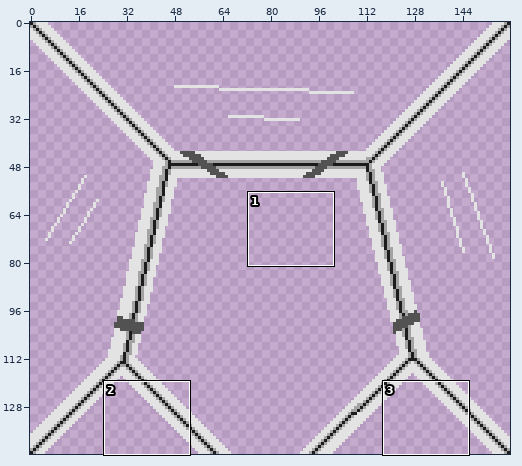
Pixel-art file: resources/textures/ship/glass.aseprite. Above: a wide view before the commit, with the close-up outlined.
Close-up. Before:
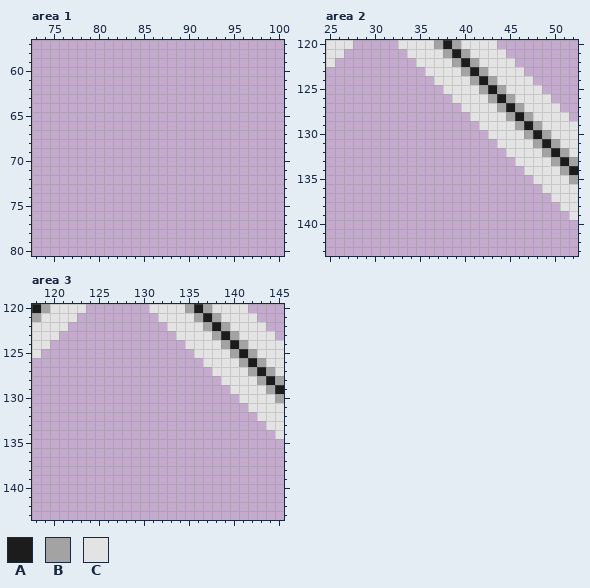
160x144 pixels, 1 frame. Shown: area 1: x 73..100, y 57..80; area 2: x 25..52, y 120..143; area 3: x 118..145, y 120..143.
Visible layers, top first: "Layer 2", "Layer 1", "Layer".
Palette (. is transparent): A #1c1c1c  B #a3a3a3  C #e3e3e3
Pixels before, area 2, first column x 25:
120 CCC.....CCCCBABCCCC.........
121 CC.......CCCCBABCCCC........
122 C.........CCCCBABCCCC.......
123 ...........CCCCBABCCCC......
124 ............CCCCBABCCCC.....
125 .............CCCCBABCCCC....
126 ..............CCCCBABCCCC...
127 ...............CCCCBABCCCC..
128 ................CCCCBABCCCC.
129 .................CCCCBABCCCC
130 ..................CCCCBABCCC
131 ...................CCCCBABCC
132 ....................CCCCBABC
133 .....................CCCCBAB
134 ......................CCCCBA
135 .......................CCCCB
136 ........................CCCC
137 .........................CCC
138 ..........................CC
139 ...........................C
Pixels before, area 3, first column x 118:
120 ABCCCC.......CCCCBABCCCC....
121 BCCCC.........CCCCBABCCCC...
122 CCCC...........CCCCBABCCCC..
123 CCC.............CCCCBABCCCC.
124 CC...............CCCCBABCCCC
125 C.................CCCCBABCCC
126 ...................CCCCBABCC
127 ....................CCCCBABC
128 .....................CCCCBAB
129 ......................CCCCBA
130 .......................CCCCB
131 ........................CCCC
132 .........................CCC
133 ..........................CC
134 ...........................C
New version:
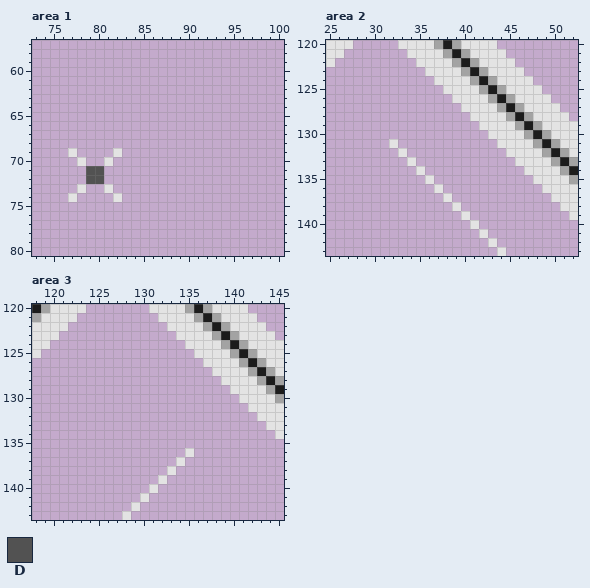
Colours new in this view: D #525252
Change:
Changed rows in their new state; - is an unchanged pixel.
Area 1, layer "Layer 2":
first column x 77:
69 C----C
70 -C--C-
71 --DD--
72 --DD--
73 -C--C-
74 C----C
Area 2, layer "Layer 2":
first column x 32:
131 C------------
132 -C-----------
133 --C----------
134 ---C---------
135 ----C--------
136 -----C-------
137 ------C------
138 -------C-----
139 --------C----
140 ---------C---
141 ----------C--
142 -----------C-
143 ------------C
Area 3, layer "Layer 2":
first column x 128:
136 -------C
137 ------C-
138 -----C--
139 ----C---
140 ---C----
141 --C-----
142 -C------
143 C-------
